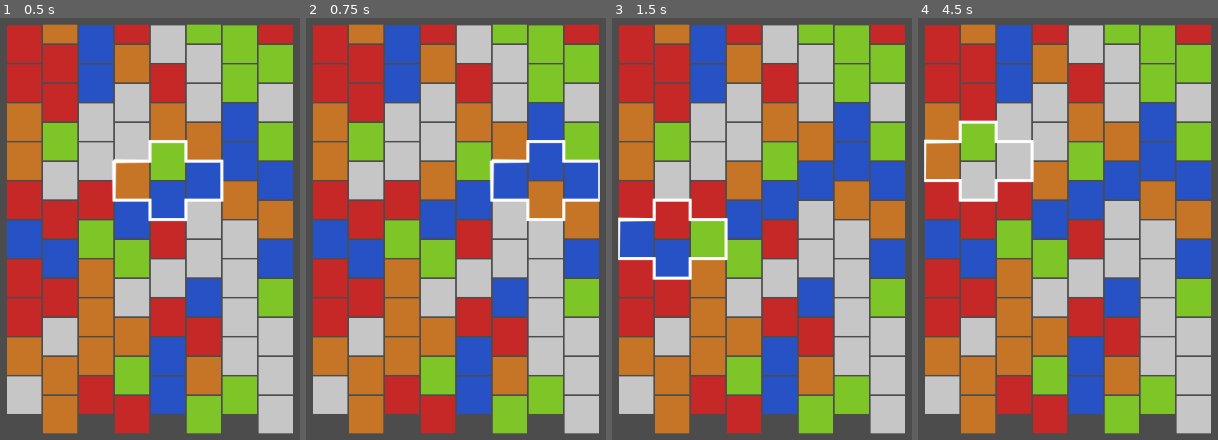
Above: before the commit, frames 1-4 (left to right).
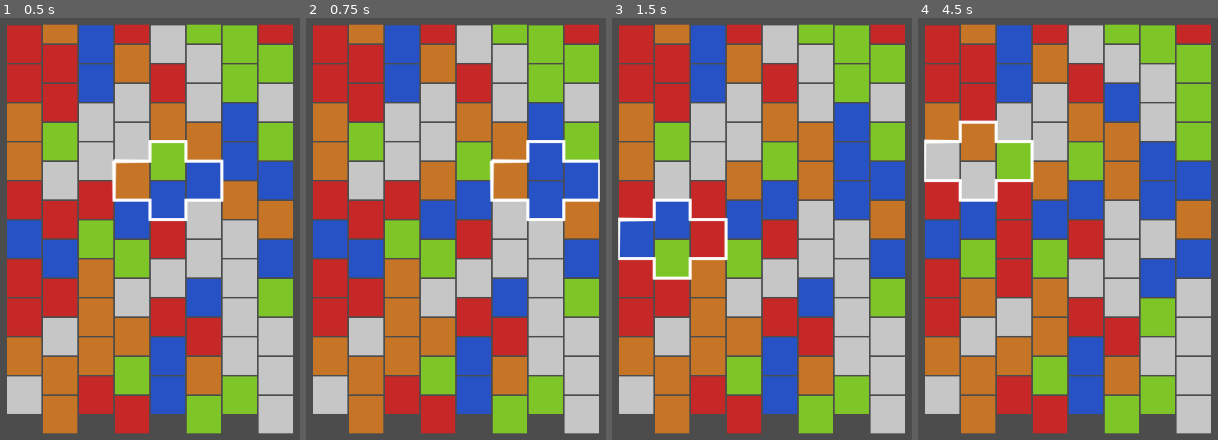
Above: after the commit, the same moments.

Repository: umxprime/puzzlebattles
Game: Godot game, scene res://Scenes/Main.tscn
Same seed, same stepped clock (60 frames per second), same inputs: the game is played once before the commit and once after it.
Inputs (mouse positions are in pixels of both pictures, inside the frame that each line leads up to):
- Up to frame 1 (0.5 s): no input
- Up to frame 2 (0.75 s): tap Enter at 0.5 s; move the mouse to (outside the picture) at 0.52 s; click (outside the picture) at 0.67 s
- Up to frame 3 (1.5 s): tap Space at 0.77, 1.25 s; move the mouse to (outside the picture) at 1.27 s; click (outside the picture) at 1.42 s
- Up to frame 4 (4.5 s): tap Space at 1.52, 2.75, 3.02, 3.77, 4.25 s; tap Enter at 2, 3.5 s; move the mouse to (1149, 127) at 2.02 s; click (1149, 127) at 2.17 s; move the mouse to (1029, 321) at 2.77 s; click (1029, 321) at 2.92 s; move the mouse to (outside the picture) at 3.52 s; click (outside the picture) at 3.67 s; move the mouse to (outside the picture) at 4.27 s; click (outside the picture) at 4.42 s

Frame 1 is identical in both runs. In frame 2, 2.0% of the frame differs, in the area x 62-86%, y 34-48%; in frame 3, 5.1%; in frame 4, 21%, in the area x 2-98%, y 10-76%.

Commit message:
Rotate diamonds and break those containing blocks of same colour

Diff:
--- a/Models/BlockModel.gd
+++ b/Models/BlockModel.gd
@@ -50,6 +50,9 @@
 	state.node.connect("ready", self, "_onViewReady")
 
 func _onViewReady():
+	_updateNode()
+
+func _updateNode():
 	var model = {
 		type = _state.type,
 		position = gridToNodePosition(_state)
@@ -95,8 +98,10 @@
 	return _state.type
 func setType(type:int):
 	_state.type = type
+	node().updateType(type)
 func position() -> Dictionary:
-	return _state.pos.duplicate()
+	return _state.position.duplicate()
 func setPosition(pos:Dictionary):
-	if _state.pos.row == pos.row && _state.pos.column == pos.column: return
-	_state.pos = pos.duplicate()
+	if _state.position.row == pos.row && _state.position.column == pos.column: return
+	_state.position = pos.duplicate()
+	node().updatePosition(gridToNodePosition(_state))
--- a/Models/GridModel.gd
+++ b/Models/GridModel.gd
@@ -1,38 +1,31 @@
 class_name GridModel
 
 class Diamond:
-	var _down:BlockModel
-	var _left:BlockModel
-	var _up:BlockModel
-	var _right:BlockModel
-	func _init(down:BlockModel, left:BlockModel, up:BlockModel, right:BlockModel):
-		_down = down
-		_left = left
-		_up = up
-		_right = right
-	func blocks() -> Array:
-		return [_down, _left, _up, _right]
+	var _blocks:Dictionary
+	var _grid
+	func _init(grid, blocks):
+		_blocks = blocks
+		_grid = grid
+	func blocks() -> Dictionary:
+		return _blocks.duplicate()
 	func haveSameType() -> bool:
-		return _down.type() == _left.type() && _left.type() == _up.type() && _up.type() == _right.type()
+		return (_blocks.down.type() == _blocks.left.type()
+		&& _blocks.left.type() == _blocks.up.type()
+		&& _blocks.up.type() == _blocks.right.type())
 	func rotate(rotation:int):
-		var grid:GridModel = _down.grid()
-		if grid==null:return
 		match rotation:
 			Enums.Rotation.Clockwise:
-				grid.swap(_down,_right)
-				grid.swap(_down,_up)
-				grid.swap(_down,_left)
+				_grid.swap(_blocks.down, _blocks.right)
+				_grid.swap(_blocks.down, _blocks.up)
+				_grid.swap(_blocks.down, _blocks.left)
 			Enums.Rotation.CounterClockwize:
-				grid.swap(_down,_left)
-				grid.swap(_down,_up)
-				grid.swap(_down,_right)
+				_grid.swap(_blocks.down, _blocks.left)
+				_grid.swap(_blocks.down, _blocks.up)
+				_grid.swap(_blocks.down, _blocks.right)
 			_:
 				pass
 
 var _blocks:Array
-var _columns:int
-var _rows:int
-var _visibleRows:int
 var _cursor:CursorModel
 var _node:Node
 var _dimensions
@@ -43,6 +36,7 @@
 	_cursor = cursor
 	_node.connect("ready", self, "_onViewReady")
 	_node.connect("mouseMoved", self, "_onMouseMoved")
+	_node.connect("rotate", self, "_onRotate")
 func _onViewReady():
 	var model = {
 		blocks = _blocks.duplicate()
@@ -54,20 +48,30 @@
 		dimensions = _dimensions
 	}
 	var block = BlockModel.nodePositionToGrid(state)
-	print(block)
+#	var diamond: Diamond = _diamondAt(block.row, block.column)
+#	if diamond != null :
+#		var blocks = diamond.blocks()
+#		print("Left:", blocks.left.type(),
+#		" Up:", blocks.up.type(),
+#		" Right:", blocks.right.type(),
+#		" Down:", blocks.down.type(),
+#		" Pos:", blocks.down.position())
 	_cursor.setPosition(block)
 func node():
 	return _node
 func blocks() -> Array:
 	return _blocks.duplicate()
 func columns() -> int :
-	return _columns
+	return _dimensions.grid.columns
 func visibleRows() -> int :
-	return _visibleRows
+	return _dimensions.grid.rows
 func rows() -> int :
-	return _rows
+	return _dimensions.grid.rows + _dimensions.grid.buffer
 func _blockAt(row, column) -> BlockModel :
-	if (row < 0 || row + 1 > _rows || column < 0 || column + 1 > _columns) :
+	if (row < 0
+	|| row + 1 > _dimensions.grid.rows + _dimensions.grid.buffer
+	|| column < 0
+	|| column + 1 > _dimensions.grid.columns) :
 		return null
 	return _blocks[_blockIndex(row, column)]
 func blockAt(pos:Dictionary) -> BlockModel :
@@ -91,32 +95,47 @@
 			return null
 	return blockAt(pos)
 func _blockIndex(row, column) -> int:
-	return column + row * _columns
+	return column + row * _dimensions.grid.columns
 func blockIndex(pos:Dictionary) -> int :
 	return _blockIndex(pos.row, pos.column)
 func move(block:BlockModel, pos:Dictionary):
 	block.setPosition(pos)
 	_blocks[blockIndex(pos)] = block
 func _evaluate():
-	for row in range(0, visibleRows() - 2):
-		for column in range(1, columns() - 2):
+	for row in range(0, visibleRows() - 1):
+		for column in range(1, columns() - 1):
 			var diamond: Diamond = _diamondAt(row, column)
-			if diamond == null : continue
+			if diamond == null :
+				print("null diamond")
+				continue
+			if diamond != null :
+				var blocks = diamond.blocks()
+#				print("Eval Left:", blocks.left.type(),
+#				" Up:", blocks.up.type(),
+#				" Right:", blocks.right.type(),
+#				" Down:", blocks.down.type(),
+#				" Pos:", blocks.down.position())
 			if !diamond.haveSameType():
 				continue
-			for block in diamond.blocks():
+			for block in diamond.blocks().values():
 				breakSingle(block)
 			pass
 func _diamondAt(row, column) -> Diamond:
 	var down = _blockAt(row, column)
 	if down == null: return null
-	var top = down.blockAt(Enums.Location.Over)
-	if top == null: return null
-	var left = down.blockAt(Enums.Location.LeftSide)
+	var up = blockRelativeTo(down, Enums.Location.Over)
+	if up == null: return null
+	var left = blockRelativeTo(down, Enums.Location.LeftSide)
 	if left == null: return null
-	var right = down.blockAt(Enums.Location.RightSide)
+	var right = blockRelativeTo(down, Enums.Location.RightSide)
 	if right == null: return null
-	return Diamond.new(down, left, top, right)
+	var blocks = {
+		up = up,
+		down = down,
+		left = left,
+		right = right
+	}
+	return Diamond.new(self, blocks)
 func cursor()->CursorModel:
 	return _cursor
 func swap(from:BlockModel, to:BlockModel):
@@ -125,16 +144,16 @@
 	move(from, toPos)
 	move(to, fromPos)
 func breakSingle(block:BlockModel):
-	block.setType(Enums.BlockType.Empty)
-	while block.blockAt(Enums.Location.Over) != null :
-		swap(block, block.blockAt(Enums.Location.Over))
+	block.setType(BlockModel.shuffleType())
+	while blockRelativeTo(block, Enums.Location.Over) != null :
+		swap(block, blockRelativeTo(block, Enums.Location.Over))
 func breakDiamond():
 	var pos: Dictionary = _cursor.position()
 	var diamond: Diamond = _diamondAt(pos.row, pos.column)
 	if diamond == null: return
 	for block in diamond.blocks():
 		breakSingle(block)
-func rotate(rotation:int):
+func _onRotate(rotation:int):
 	var pos: Dictionary = _cursor.position()
 	var diamond: Diamond = _diamondAt(pos.row, pos.column)
 	if diamond == null: return
--- a/Nodes/BlockNode.gd
+++ b/Nodes/BlockNode.gd
@@ -14,19 +14,25 @@
 	_half = blockSize / 2
 
 
-func configure(model):
+func configure(state):
+	updateType(state.type)
+	# move block on grid
+	updatePosition(state.position)
+#	updatePosition(false)
+
+func updatePosition(state):
+	var pos = Vector2(state.x, state.y)
+	position = pos + _half
+
+func updateType(state):
 	# keep ref to child node corresponding to type
-	_typeNode = _node(model)
+	_typeNode = _node(state)
 	# set block size and margin
 	var mesh = _typeNode.mesh as QuadMesh
 	mesh.size = _bounds.size - Vector2(2, 2)
 	# make block visible
-	_typeNode.visible = _visible
-	# move block on grid
-	var pos = Vector2(model.position.x, model.position.y)
-	position = pos + _half
-#	updatePosition(false)
-
+	_resetVisibility()
+	setVisible(true)
 
 #func updatePosition(animate:bool=true):
 #	if !_model.needsDisplay() || _isUpdatingPosition:
@@ -66,8 +72,8 @@
 		return
 	_typeNode.visible = value
 
-func _node(model) -> MeshInstance2D:
-	match model.type:
+func _node(type) -> MeshInstance2D:
+	match type:
 		Enums.BlockType.A:
 			return get_node("A") as MeshInstance2D
 		Enums.BlockType.E:
--- a/Nodes/GridNode.gd
+++ b/Nodes/GridNode.gd
@@ -46,25 +46,17 @@
 		add_child(node)
 
 func _input(event):
-	pass
 	if event is InputEventMouseMotion:
 		var local = make_canvas_position_local(event.position)
 		emit_signal("mouseMoved", {x = local.x, y = local.y})
-#	elif event is InputEventMouseButton:
-#		if event.pressed:
-#			var block:BlockNode = _overBlock(event.position)
-#			if block != null:
-#				if block.moveCursorToBlock() :
-#					_cursor.updatePosition()
-#			if event.button_index == 1:
-#				emit_signal("rotate", Enums.Rotation.Clockwise)
-##				_model.rotate(Enums.Rotation.Clockwise)
-#			else:
-#				emit_signal("rotate", Enums.Rotation.CounterClockwize)
-##				_model.rotate(Enums.Rotation.CounterClockwize)
-#			for child in get_children():
-#				if child is BlockNode:
-#					(child as BlockNode).updatePosition()
+	elif event is InputEventMouseButton:
+		var local = make_canvas_position_local(event.position)
+		if event.pressed:
+			emit_signal("mouseMoved", {x = local.x, y = local.y})
+			if event.button_index == 1:
+				emit_signal("rotate", Enums.Rotation.Clockwise)
+			else:
+				emit_signal("rotate", Enums.Rotation.CounterClockwize)
 #	elif event is InputEventKey:
 #		if event.pressed && event.scancode == KEY_SPACE:
 ##			_model.breakDiamond()
